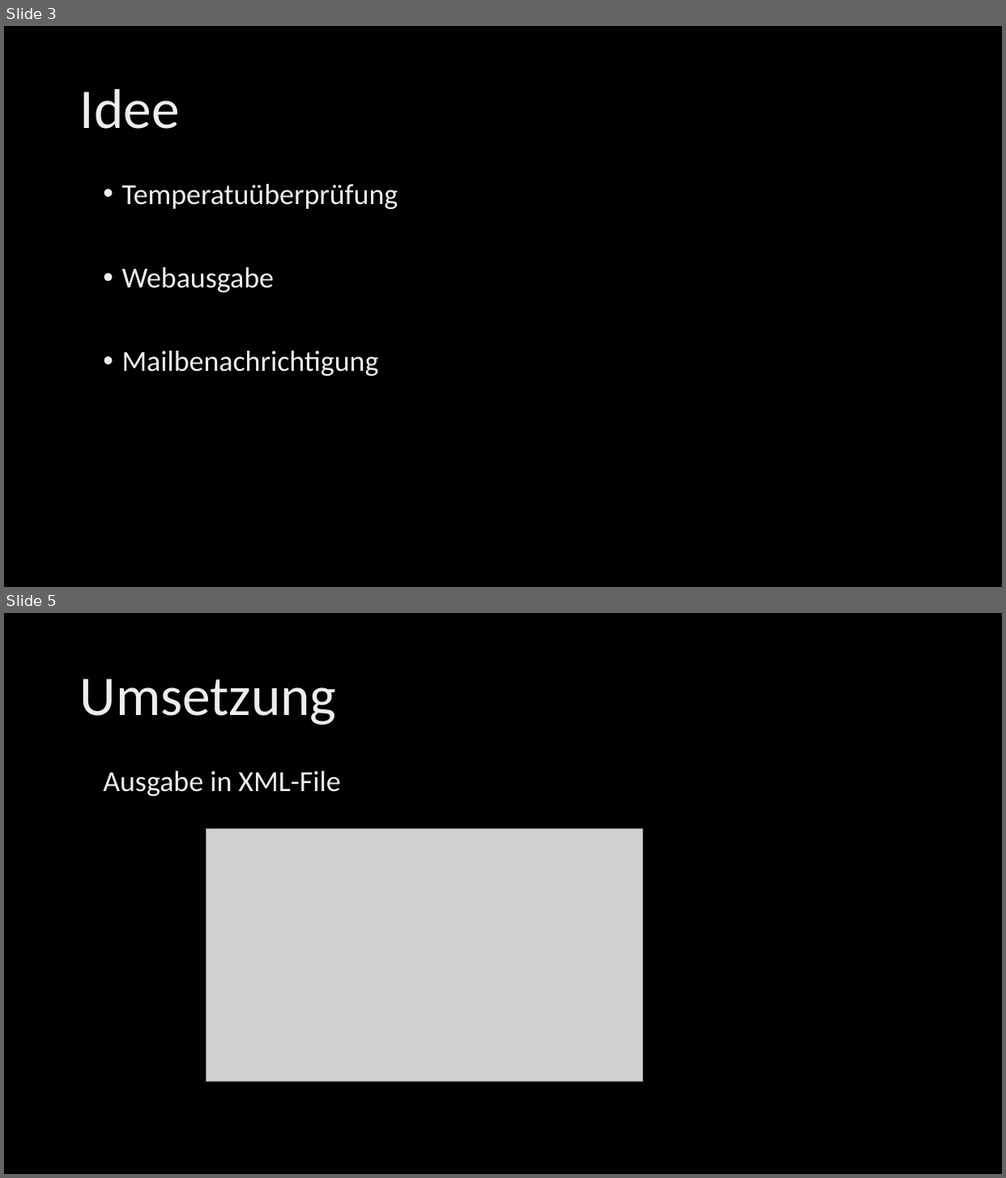
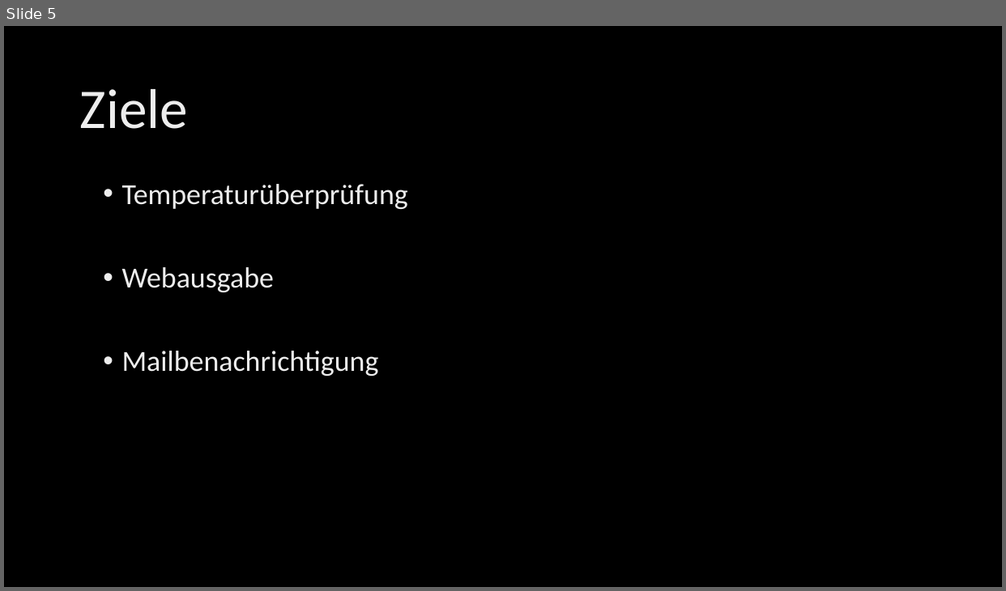
Before and after one commit to tkreienbuehl/I_BA_NS1701, a slide deck: Presentation/Presentation.pptx. Shown one above the other, each under a label of ours: slides 3 and 5 before the commit, slide 5 after it; the slides between them are not shown. The pictures are 1006x1178 and 1006x591 pixels, drawn with LibreOffice and Linux fonts; fonts in the diff are those of the drawing; grey boxes stand for pictures; background and template pictures are left out. Boxes give left, top, right and bottom in pixels: in the first picture for what was removed or moved away, otherwise in the second. Text is boxed around its words. In the diff, an @@ line names an element or a change of style, - is before the commit and + after.

```diff
--- a/Presentation/Presentation.pptx
+++ b/Presentation/Presentation.pptx
@@ slide 5 removed at box(4, 613, 1002, 1174), background picture (left out) @@
@@ title removed at box(80, 679, 336, 725) @@
-Umsetzung
@@ text removed at box(103, 771, 340, 796) @@
-Ausgabe in XML-File
@@ picture removed at box(206, 828, 642, 1082) @@
@@ what was slide 3 is now slide 5 @@
@@ slide 5 changed as well @@
@@ title at box(80, 89, 188, 129): text changed @@
-Idee
+Ziele
@@ text at box(122, 184, 408, 209): text changed @@
-• Temperatuüberprüfung
+• Temperaturüberprüfung
```
Also in this commit, not shown: 3 other slides changed, 12 slides added, 2 other slides removed, 1 other file.
